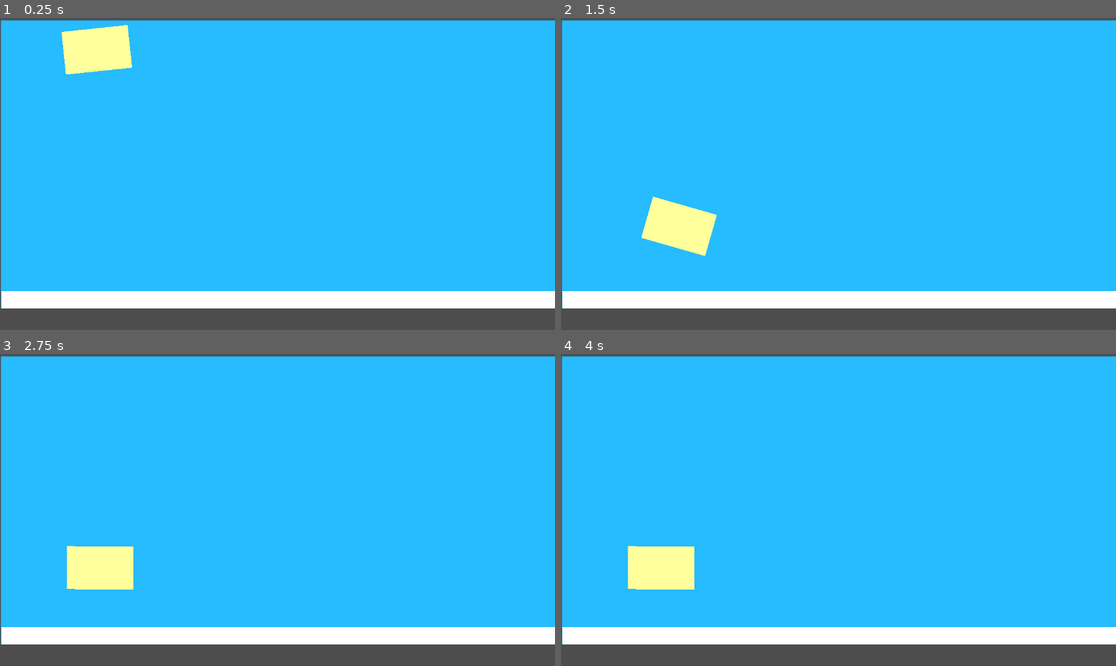
Above: before the commit, frames 1-4 (two rows, left to right).
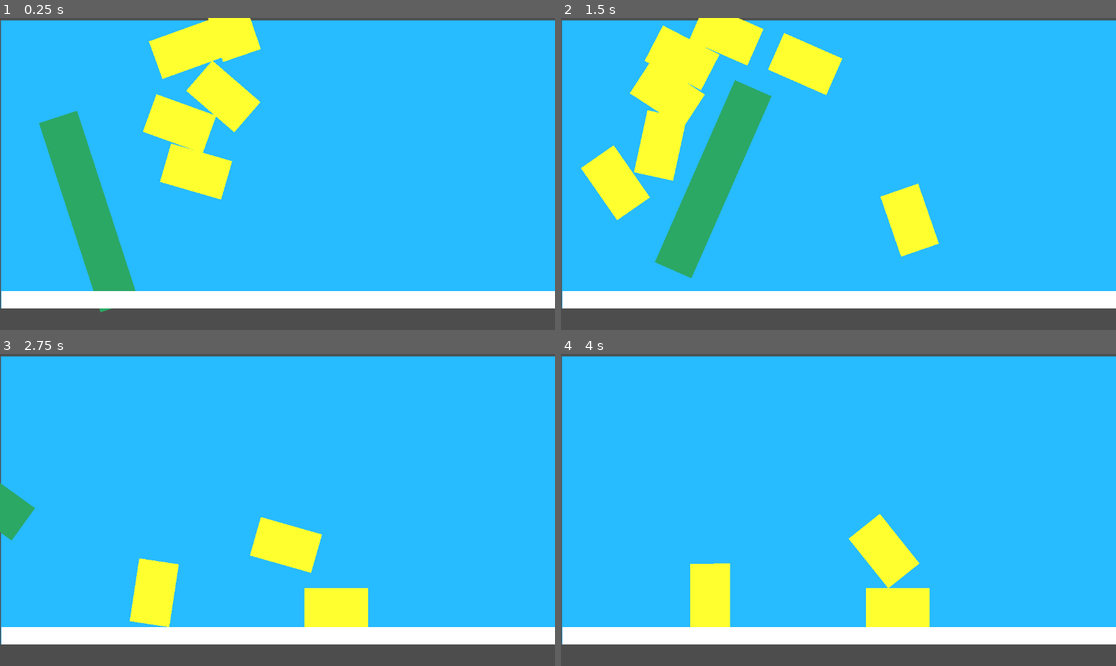
Above: after the commit, the same moments.

Repository: jonasdesenvolvedor/trilha_godot
Game: Godot game, scene res://node_2d.tscn
The game is run twice, just before and just after one commit, with the same random seed, the same clock (stepped at 60 frames per second) and the same inputs.
Inputs:
- Up to frame 1 (0.25 s): no input
- Up to frame 2 (1.5 s): no input
- Up to frame 3 (2.75 s): no input
- Up to frame 4 (4 s): no input

The runs differ from the first frame. In frame 1, 13% of the frame differs, in the area x 7-47%, y 0-95%; in frame 2, 15%, in the area x 3-69%, y 0-84%; in frame 3, 6.8%; in frame 4, 6.0%.

Commit message:
cena3
dia 09 de abril

Diff:
--- a/projeto-2/node_2d.tscn
+++ b/projeto-2/node_2d.tscn
@@ -1,8 +1,11 @@
-[gd_scene load_steps=3 format=3 uid="uid://dtpscwqddwt7l"]
+[gd_scene load_steps=4 format=3 uid="uid://dtpscwqddwt7l"]
 
 [sub_resource type="RectangleShape2D" id="RectangleShape2D_y32ns"]
 custom_solver_bias = 1.0
 size = Vector2(131, 82)
+
+[sub_resource type="RectangleShape2D" id="RectangleShape2D_0e48y"]
+size = Vector2(409.605, 71.8408)
 
 [sub_resource type="RectangleShape2D" id="RectangleShape2D_wtcfe"]
 size = Vector2(1157, 36.5)
@@ -19,24 +22,142 @@
 [node name="RigidBody2D" type="RigidBody2D" parent="."]
 
 [node name="CollisionShape2D" type="CollisionShape2D" parent="RigidBody2D"]
+position = Vector2(274, 85)
+shape = SubResource("RectangleShape2D_y32ns")
+
+[node name="ColorRect" type="ColorRect" parent="RigidBody2D/CollisionShape2D"]
+offset_left = -120.0
+offset_top = 50.0
+offset_right = 293.0
+offset_bottom = 133.0
+rotation = 1.55241
+color = Color(0.170083, 0.660019, 0.391015, 1)
+
+[node name="StaticBody2D" type="StaticBody2D" parent="RigidBody2D/CollisionShape2D/ColorRect"]
+
+[node name="CollisionShape2D" type="CollisionShape2D" parent="RigidBody2D/CollisionShape2D/ColorRect/StaticBody2D"]
+position = Vector2(205.497, -35.1995)
+rotation = -0.00611757
+scale = Vector2(1, 1)
+shape = SubResource("RectangleShape2D_0e48y")
+
+[node name="RigidBody2D2" type="RigidBody2D" parent="."]
+position = Vector2(218, 1)
+
+[node name="CollisionShape2D" type="CollisionShape2D" parent="RigidBody2D2"]
 position = Vector2(197, 83)
 shape = SubResource("RectangleShape2D_y32ns")
 
-[node name="ColorRect" type="ColorRect" parent="RigidBody2D/CollisionShape2D"]
-custom_minimum_size = Vector2(64, 64)
-offset_left = -67.0
-offset_top = -44.0
-offset_right = 71.0
-offset_bottom = 45.0
-color = Color(1, 1, 0.607843, 1)
-metadata/_edit_use_anchors_ = true
+[node name="ColorRect" type="ColorRect" parent="RigidBody2D2/CollisionShape2D"]
+offset_left = -66.0
+offset_top = -43.0
+offset_right = 66.0
+offset_bottom = 40.0
+color = Color(1, 1, 0.188235, 1)
 
-[node name="RigidBody2D2" type="RigidBody2D" parent="."]
+[node name="RigidBody2D6" type="RigidBody2D" parent="."]
+position = Vector2(218, 1)
 
-[node name="CollisionShape2D" type="CollisionShape2D" parent="RigidBody2D2"]
-position = Vector2(198.5, 84)
-rotation = -0.00336345
+[node name="CollisionShape2D" type="CollisionShape2D" parent="RigidBody2D6"]
+position = Vector2(197, 83)
 shape = SubResource("RectangleShape2D_y32ns")
+
+[node name="ColorRect" type="ColorRect" parent="RigidBody2D6/CollisionShape2D"]
+offset_left = -66.0
+offset_top = -43.0
+offset_right = 66.0
+offset_bottom = 40.0
+color = Color(1, 1, 0.188235, 1)
+
+[node name="RigidBody2D7" type="RigidBody2D" parent="."]
+position = Vector2(218, 1)
+
+[node name="CollisionShape2D" type="CollisionShape2D" parent="RigidBody2D7"]
+position = Vector2(197, 83)
+shape = SubResource("RectangleShape2D_y32ns")
+
+[node name="ColorRect" type="ColorRect" parent="RigidBody2D7/CollisionShape2D"]
+offset_left = -66.0
+offset_top = -43.0
+offset_right = 66.0
+offset_bottom = 40.0
+color = Color(1, 1, 0.188235, 1)
+
+[node name="RigidBody2D8" type="RigidBody2D" parent="."]
+position = Vector2(218, 1)
+
+[node name="CollisionShape2D" type="CollisionShape2D" parent="RigidBody2D8"]
+position = Vector2(197, 83)
+shape = SubResource("RectangleShape2D_y32ns")
+
+[node name="ColorRect" type="ColorRect" parent="RigidBody2D8/CollisionShape2D"]
+offset_left = -66.0
+offset_top = -43.0
+offset_right = 66.0
+offset_bottom = 40.0
+color = Color(1, 1, 0.188235, 1)
+
+[node name="RigidBody2D9" type="RigidBody2D" parent="."]
+position = Vector2(218, 1)
+
+[node name="CollisionShape2D" type="CollisionShape2D" parent="RigidBody2D9"]
+position = Vector2(197, 83)
+shape = SubResource("RectangleShape2D_y32ns")
+
+[node name="ColorRect" type="ColorRect" parent="RigidBody2D9/CollisionShape2D"]
+offset_left = -66.0
+offset_top = -43.0
+offset_right = 66.0
+offset_bottom = 40.0
+color = Color(1, 1, 0.188235, 1)
+
+[node name="RigidBody2D10" type="RigidBody2D" parent="."]
+position = Vector2(218, 1)
+
+[node name="CollisionShape2D" type="CollisionShape2D" parent="RigidBody2D10"]
+position = Vector2(197, 83)
+shape = SubResource("RectangleShape2D_y32ns")
+
+[node name="ColorRect" type="ColorRect" parent="RigidBody2D10/CollisionShape2D"]
+offset_left = -66.0
+offset_top = -43.0
+offset_right = 66.0
+offset_bottom = 40.0
+color = Color(1, 1, 0.188235, 1)
+
+[node name="RigidBody2D11" type="RigidBody2D" parent="."]
+position = Vector2(218, 1)
+
+[node name="CollisionShape2D" type="CollisionShape2D" parent="RigidBody2D11"]
+position = Vector2(197, 83)
+shape = SubResource("RectangleShape2D_y32ns")
+
+[node name="ColorRect" type="ColorRect" parent="RigidBody2D11/CollisionShape2D"]
+offset_left = -66.0
+offset_top = -43.0
+offset_right = 66.0
+offset_bottom = 40.0
+color = Color(1, 1, 0.188235, 1)
+
+[node name="RigidBody2D12" type="RigidBody2D" parent="."]
+position = Vector2(218, 1)
+
+[node name="CollisionShape2D" type="CollisionShape2D" parent="RigidBody2D12"]
+position = Vector2(197, 83)
+shape = SubResource("RectangleShape2D_y32ns")
+
+[node name="RigidBody2D5" type="RigidBody2D" parent="."]
+position = Vector2(218, 1)
+
+[node name="RigidBody2D3" type="RigidBody2D" parent="."]
+position = Vector2(420, 2)
+
+[node name="CollisionShape2D" type="CollisionShape2D" parent="RigidBody2D3"]
+position = Vector2(135, 78)
+shape = SubResource("RectangleShape2D_y32ns")
+
+[node name="RigidBody2D4" type="RigidBody2D" parent="."]
+position = Vector2(633, 2)
 
 [node name="StaticBody2D" type="StaticBody2D" parent="."]
 position = Vector2(-1, -4)
@@ -44,9 +165,10 @@
 [node name="CollisionShape2D" type="CollisionShape2D" parent="StaticBody2D"]
 position = Vector2(581, 594)
 shape = SubResource("RectangleShape2D_wtcfe")
+debug_color = Color(0.965746, 0.992902, 1, 0.42)
 
-[node name="ColorRect2" type="ColorRect" parent="StaticBody2D/CollisionShape2D"]
-offset_left = -579.5
-offset_top = -18.25
-offset_right = 577.5
-offset_bottom = 17.75
+[node name="ColorRect2" type="ColorRect" parent="StaticBody2D"]
+offset_left = 2.0
+offset_top = 576.0
+offset_right = 1161.0
+offset_bottom = 612.0
